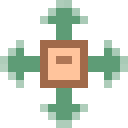
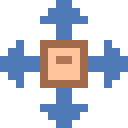
Revision of a layered 128x128 image; what changed, layer by layer:
hid "Слой 2", painted on it over [40,0,128,88]
added layer "Слой 4" above "Слой 1" over [0,0,128,128]
hid "Слой 1" over [0,0,128,128]
